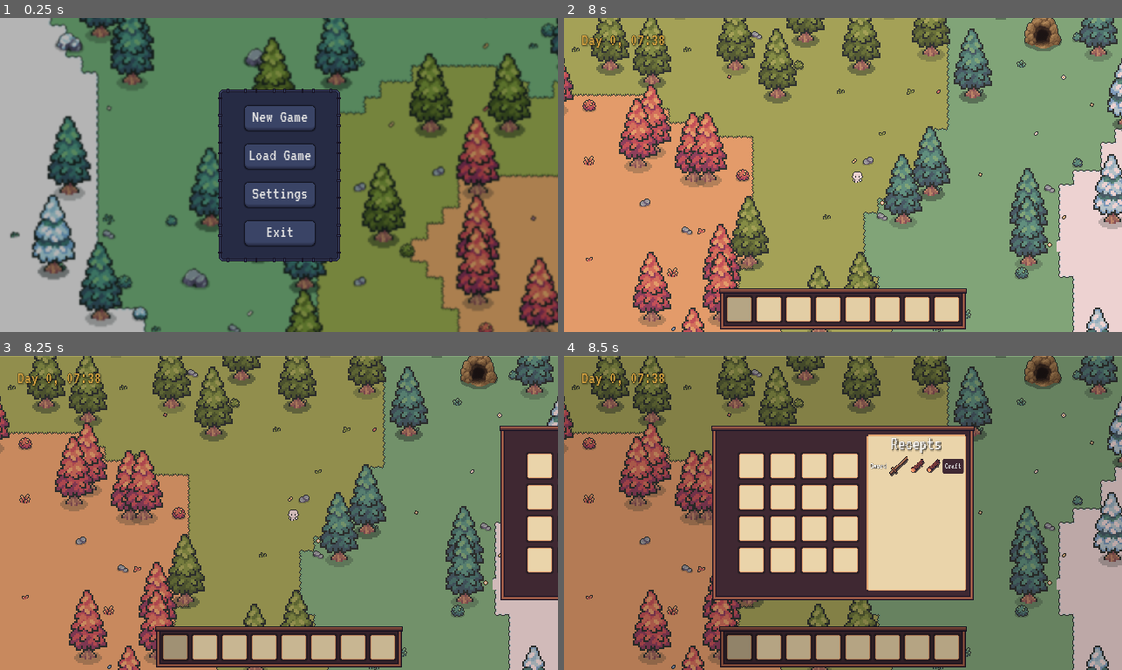
Above: before the commit, frames 1-4 (two rows, left to right).
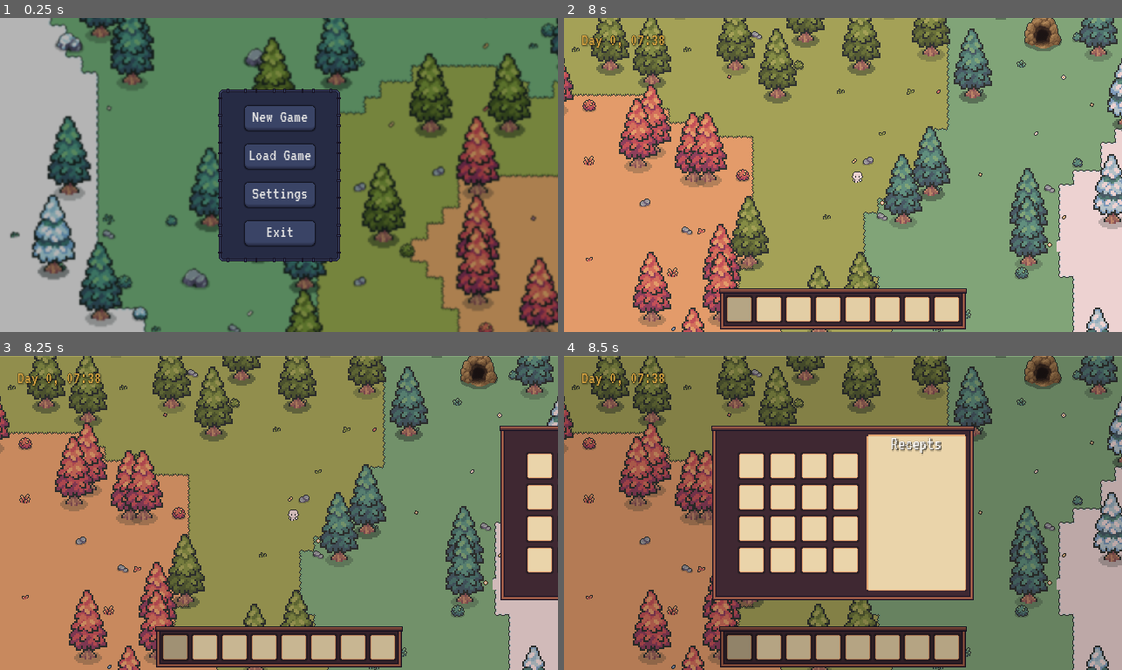
Above: after the commit, the same moments.

Repository: Malekitos/escape-protocol
Game: Godot game, scene res://Scenes/Menu_Scenes/menu.tscn
Same seed, same stepped clock (60 frames per second), same inputs: the game is played once before the commit and once after it.
Inputs (mouse positions are in pixels of both pictures, inside the frame that each line leads up to):
- Up to frame 1 (0.25 s): no input
- Up to frame 2 (8 s): click "New Game" at 0.5 s; click (843, 153) at 1.27 s; type "Alex" at 1.35 s; click "Create" at 2 s; tap Enter at 2.75, 4.25 s; drag from (736, 310) to (843, 168) at 2.77 s; tap Space at 3.5 s; drag from (770, 310) to (843, 168) at 3.52 s; move the mouse to (798, 310) at 4.27 s; hold D (right) 4.28-5 s; hold G (drop_item) 4.28-5 s; click (798, 310) at 4.42 s; drag from (826, 310) to (608, 109) at 5.02 s; drag from (859, 310) to (608, 109) at 5.77 s; drag from (887, 310) to (608, 109) at 6.52 s; move the mouse to (915, 310) at 7.27 s; press the mouse at (915, 310) at 7.28 s; hold S (down) from 7.28 s (still down); tap G (drop_item) at 7.55 s; tap Tab (ui_inventory) at 7.9 s
- Up to frame 3 (8.25 s): release S (down) at 8 s; release the mouse at (351, 648) at 8 s; drag from (385, 648) to (72, 472) at 8.02 s
- Up to frame 4 (8.5 s): no input

Frames 1-3 are identical in both runs. In frame 4, 0.4% of the frame differs, in the area x 54-72%, y 31-39%.

Commit message:
Crafting update

Diff:
--- /dev/null
+++ b/Resources/items/Crafts/Torch-craft.tres
@@ -0,0 +1,14 @@
+[gd_resource type="Resource" script_class="ItemCraft" load_steps=6 format=3 uid="uid://xuxfb47axbw2"]
+
+[ext_resource type="Script" uid="uid://jvtu1xcoge5t" path="res://Scripts/Inventory_System/item_resource.gd" id="1_4or1e"]
+[ext_resource type="Resource" uid="uid://ctndptqtjndxa" path="res://Resources/items/materials/wood.tres" id="2_xg5p3"]
+[ext_resource type="Resource" uid="uid://bdchtwyfyx4ad" path="res://Resources/items/materials/coal.tres" id="3_m45hl"]
+[ext_resource type="Resource" uid="uid://dh0pd3tbtpi6i" path="res://Resources/items/Torch.tres" id="4_uofl1"]
+[ext_resource type="Script" uid="uid://dlvgbsji1rhm4" path="res://Scripts/Inventory_System/item_craft.gd" id="5_kkngq"]
+
+[resource]
+script = ExtResource("5_kkngq")
+input_items = Array[ExtResource("1_4or1e")]([ExtResource("2_xg5p3"), ExtResource("3_m45hl")])
+output_item = ExtResource("4_uofl1")
+output_count = 4
+metadata/_custom_type_script = "uid://dlvgbsji1rhm4"
--- /dev/null
+++ b/Resources/items/Torch.tres
@@ -0,0 +1,15 @@
+[gd_resource type="Resource" script_class="ItemResource" load_steps=4 format=3 uid="uid://dh0pd3tbtpi6i"]
+
+[ext_resource type="Texture2D" uid="uid://c1efv1d3yopei" path="res://Assets/icons/#2 - Transparent Icons & Drop Shadow.png" id="1_838ix"]
+[ext_resource type="Script" uid="uid://jvtu1xcoge5t" path="res://Scripts/Inventory_System/item_resource.gd" id="1_prp7w"]
+
+[sub_resource type="AtlasTexture" id="AtlasTexture_nolpk"]
+atlas = ExtResource("1_838ix")
+region = Rect2(323, 323, 27, 28)
+
+[resource]
+script = ExtResource("1_prp7w")
+item_name = "Torch"
+item_icon = SubResource("AtlasTexture_nolpk")
+item_description = "Torch"
+metadata/_custom_type_script = "uid://jvtu1xcoge5t"
--- a/Resources/items/tools/wood_sword.tres
+++ /dev/null
@@ -1,12 +0,0 @@
-[gd_resource type="Resource" script_class="WeaponResource" load_steps=2 format=3 uid="uid://dy380xscye5qq"]
-
-[ext_resource type="Script" uid="uid://c51ukwska8nc4" path="res://Scripts/Inventory_System/weapon_resource.gd" id="1_kqr28"]
-
-[resource]
-script = ExtResource("1_kqr28")
-damage = 0
-weapon_type = 0
-item_name = ""
-item_description = ""
-item_max_stack = 0
-metadata/_custom_type_script = "uid://c51ukwska8nc4"
--- a/Scenes/craft_slot.tscn
+++ b/Scenes/Inventory_scenes/craft_slot.tscn
@@ -1,7 +1,11 @@
-[gd_scene load_steps=5 format=3 uid="uid://dx5371y3ho2t2"]
+[gd_scene load_steps=9 format=3 uid="uid://dx5371y3ho2t2"]
 
+[ext_resource type="Script" uid="uid://dejo5mfnnj1eb" path="res://Scripts/Inventory_System/CraftingManager.gd" id="1_0tqa2"]
 [ext_resource type="Texture2D" uid="uid://b47wkg5ccxbtd" path="res://Assets/gui/GUI.png" id="1_out2b"]
 [ext_resource type="PackedScene" uid="uid://bejsw2k7isfcx" path="res://Scenes/Inventory_scenes/crafting_item.tscn" id="2_auip8"]
+[ext_resource type="Script" uid="uid://dlvgbsji1rhm4" path="res://Scripts/Inventory_System/item_craft.gd" id="2_gria0"]
+[ext_resource type="Resource" uid="uid://xuxfb47axbw2" path="res://Resources/items/Crafts/Torch-craft.tres" id="3_bvyov"]
+[ext_resource type="Script" uid="uid://cq6ky1318vh6l" path="res://Scenes/Inventory_scenes/recipies_list.gd" id="5_vbjjs"]
 
 [sub_resource type="AtlasTexture" id="AtlasTexture_out2b"]
 atlas = ExtResource("1_out2b")
@@ -15,6 +19,8 @@
 [node name="CraftSlot" type="PanelContainer"]
 offset_right = 90.0
 offset_bottom = 140.0
+script = ExtResource("1_0tqa2")
+recipes_list = Array[ExtResource("2_gria0")]([ExtResource("3_bvyov")])
 
 [node name="NinePatchRect" type="NinePatchRect" parent="."]
 layout_mode = 2
@@ -58,6 +64,8 @@
 
 [node name="Recipies_list" type="VBoxContainer" parent="NinePatchRect/VBoxContainer/Label/ScrollContainer"]
 layout_mode = 2
+script = ExtResource("5_vbjjs")
 
 [node name="CraftingItem" parent="NinePatchRect/VBoxContainer/Label/ScrollContainer/Recipies_list" instance=ExtResource("2_auip8")]
+visible = false
 layout_mode = 2
--- a/Scenes/Inventory_scenes/crafting_item.tscn
+++ b/Scenes/Inventory_scenes/crafting_item.tscn
@@ -1,6 +1,7 @@
-[gd_scene load_steps=8 format=3 uid="uid://bejsw2k7isfcx"]
+[gd_scene load_steps=10 format=3 uid="uid://bejsw2k7isfcx"]
 
 [ext_resource type="Texture2D" uid="uid://c1efv1d3yopei" path="res://Assets/icons/#2 - Transparent Icons & Drop Shadow.png" id="1_aqubl"]
+[ext_resource type="Script" uid="uid://cqwj1hpew066m" path="res://Scripts/Inventory_System/RecepiesSlot.gd" id="1_k8do3"]
 
 [sub_resource type="LabelSettings" id="LabelSettings_aqubl"]
 outline_size = 1
@@ -15,6 +16,9 @@
 atlas = ExtResource("1_aqubl")
 region = Rect2(3, 547, 27, 28)
 
+[sub_resource type="StyleBoxFlat" id="StyleBoxFlat_kg72o"]
+bg_color = Color(0.247059, 0.156863, 0.345098, 1)
+
 [sub_resource type="StyleBoxFlat" id="StyleBoxFlat_k8do3"]
 bg_color = Color(0.247059, 0.156863, 0.2, 1)
 corner_radius_top_left = 4
@@ -23,7 +27,12 @@
 shadow_color = Color(0, 0, 0, 0.623529)
 shadow_size = 1
 
-[sub_resource type="StyleBoxTexture" id="StyleBoxTexture_kg72o"]
+[sub_resource type="StyleBoxFlat" id="StyleBoxFlat_vyjhl"]
+bg_color = Color(0.247059, 0.156863, 0.2, 0.870588)
+corner_radius_top_left = 4
+corner_radius_top_right = 4
+corner_radius_bottom_right = 4
+corner_radius_bottom_left = 4
 
 [sub_resource type="StyleBoxFlat" id="StyleBoxFlat_aqubl"]
 bg_color = Color(0.247059, 0.156863, 0.196078, 1)
@@ -37,6 +46,7 @@
 offset_bottom = 40.0
 scale = Vector2(0.194857, 0.194857)
 size_flags_horizontal = 4
+script = ExtResource("1_k8do3")
 
 [node name="TextureRect" type="TextureRect" parent="."]
 layout_mode = 2
@@ -56,8 +66,8 @@
 
 [node name="MarginContainer" type="MarginContainer" parent="HBoxContainer"]
 layout_mode = 2
-theme_override_constants/margin_top = 6
-theme_override_constants/margin_bottom = 6
+theme_override_constants/margin_top = 5
+theme_override_constants/margin_bottom = 5
 
 [node name="HBoxContainer" type="HBoxContainer" parent="HBoxContainer/MarginContainer"]
 layout_mode = 2
@@ -65,10 +75,12 @@
 [node name="resource_icon1" type="TextureRect" parent="HBoxContainer/MarginContainer/HBoxContainer"]
 layout_mode = 2
 texture = SubResource("AtlasTexture_kg72o")
+expand_mode = 2
 
 [node name="resource_icon2" type="TextureRect" parent="HBoxContainer/MarginContainer/HBoxContainer"]
 layout_mode = 2
 texture = SubResource("AtlasTexture_kg72o")
+expand_mode = 2
 
 [node name="MarginContainer2" type="MarginContainer" parent="HBoxContainer"]
 layout_mode = 2
@@ -78,7 +90,8 @@
 [node name="Button" type="Button" parent="HBoxContainer/MarginContainer2"]
 layout_mode = 2
 theme_override_constants/align_to_largest_stylebox = 1
+theme_override_styles/hover_pressed = SubResource("StyleBoxFlat_kg72o")
 theme_override_styles/hover = SubResource("StyleBoxFlat_k8do3")
-theme_override_styles/pressed = SubResource("StyleBoxTexture_kg72o")
+theme_override_styles/pressed = SubResource("StyleBoxFlat_vyjhl")
 theme_override_styles/normal = SubResource("StyleBoxFlat_aqubl")
 text = "Craft"
--- /dev/null
+++ b/Scenes/Inventory_scenes/recipies_list.gd
@@ -0,0 +1,4 @@
+extends VBoxContainer
+
+func _ready() -> void:
+	add_to_group("recepies_list")
--- a/Scenes/UI.tscn
+++ b/Scenes/UI.tscn
@@ -3,10 +3,10 @@
 [ext_resource type="Script" uid="uid://b17s03ll3fe53" path="res://Scripts/animateInventory.gd" id="1_hfhsn"]
 [ext_resource type="Script" uid="uid://cj8q42oa4kier" path="res://Scripts/ui.gd" id="1_qwshj"]
 [ext_resource type="Texture2D" uid="uid://b47wkg5ccxbtd" path="res://Assets/gui/GUI.png" id="1_w371h"]
-[ext_resource type="PackedScene" uid="uid://byyapcv258som" path="res://Scenes/Slot.tscn" id="2_nxvpl"]
+[ext_resource type="PackedScene" uid="uid://byyapcv258som" path="res://Scenes/Inventory_scenes/Slot.tscn" id="2_nxvpl"]
 [ext_resource type="Script" uid="uid://bfvrhl48d5j74" path="res://Scripts/Inventory_System/inventory.gd" id="3_hfhsn"]
 [ext_resource type="Script" uid="uid://chma27cccitul" path="res://Scripts/Inventory_System/hot_bar.gd" id="6_48q88"]
-[ext_resource type="PackedScene" uid="uid://dx5371y3ho2t2" path="res://Scenes/craft_slot.tscn" id="7_xjg7p"]
+[ext_resource type="PackedScene" uid="uid://dx5371y3ho2t2" path="res://Scenes/Inventory_scenes/craft_slot.tscn" id="7_xjg7p"]
 
 [sub_resource type="Animation" id="Animation_hfhsn"]
 length = 0.001
--- /dev/null
+++ b/Scripts/Inventory_System/CraftingManager.gd
@@ -0,0 +1,46 @@
+extends PanelContainer
+
+class_name CraftingManager
+
+@export var recipes_list: Array[ItemCraft] = []
+
+@onready var recepies_list = get_tree().get_first_node_in_group("recepies_list")
+#@onready var crafting_item = get_tree().get_first_node_in_group("crafting_item")
+@onready var crafting_item = preload("res://Scenes/Inventory_scenes/crafting_item.tscn").instantiate()
+
+
+
+func _ready():
+	add_to_group("crafting")
+
+func can_craft(recipe: ItemCraft, inventory_items: Array[ItemResource]) -> bool:
+	var temp_inventory := inventory_items.duplicate()
+	for input_item in recipe.input_items:
+		if not temp_inventory.has(input_item):
+			return false
+		temp_inventory.erase(input_item)
+	return true
+
+func check_all_craftable(inventory_items: Array[ItemResource]) -> void:
+
+	for child in recepies_list.get_children():
+		child.queue_free()
+
+	for recipe in recipes_list:
+		if can_craft(recipe, inventory_items):
+			var inputs := ", ".join(recipe.input_items.map(func(i): return i.item_name))
+			print("Можно создать:", recipe.output_item.item_name, "из:", inputs)
+
+			var crafting_item = preload("res://Scenes/Inventory_scenes/crafting_item.tscn").instantiate()
+
+			var label = crafting_item.get_node("HBoxContainer/Label")
+			var item_icon = crafting_item.get_node("HBoxContainer/item_icon")
+			var recipies1_icon = crafting_item.get_node("HBoxContainer/MarginContainer/HBoxContainer/resource_icon1")
+			var recipies2_icon = crafting_item.get_node("HBoxContainer/MarginContainer/HBoxContainer/resource_icon2")
+
+			label.text = recipe.output_item.item_name
+			item_icon.texture = recipe.output_item.item_icon
+			recipies1_icon.texture = recipe.input_items[0].item_icon if recipe.input_items.size() > 0 else null
+			recipies2_icon.texture = recipe.input_items[1].item_icon if recipe.input_items.size() > 1 else null
+
+			recepies_list.add_child(crafting_item)
--- /dev/null
+++ b/Scripts/Inventory_System/RecepiesSlot.gd
@@ -0,0 +1,22 @@
+extends HBoxContainer
+
+@onready var icon_result: TextureRect = $HBoxContainer/item_icon
+@onready var label_name: Label = $HBoxContainer/Label
+@onready var input_container: HBoxContainer = $HBoxContainer/MarginContainer/HBoxContainer
+
+func setup(recipe: ItemCraft):
+	icon_result.texture = recipe.output_item.item_icon
+	label_name.text = recipe.output_item.item_name
+
+	for child in input_container.get_children():
+		child.queue_free()
+
+
+	for input_item in recipe.input_items:
+		var icon = TextureRect.new()
+		icon.texture = input_item.item_icon
+		icon.custom_min_size = Vector2(24, 24)
+		input_container.add_child(icon)
+
+func _ready() -> void:
+	add_to_group("crafting_item")
--- a/Scripts/Inventory_System/hot_bar.gd
+++ b/Scripts/Inventory_System/hot_bar.gd
@@ -17,8 +17,8 @@
 	active_slot.modulate = Color(0.8, 0.8, 0.8, 1)
 	if active_slot.item:
 		print("Активный предмет: ", active_slot.item.item_name)
-	else:
-		print("Активный слот пуст")
+	##else:
+		###print("Активный слот пуст")
 
 func _input(event):
 	if event is InputEventMouseButton:
@@ -35,15 +35,15 @@
 
 func drop_active_item():
 	var player = get_tree().get_first_node_in_group("player")
+	var inventory = player.get_node('UI/CanvasLayer/AnimationPlayer/Inventory')
 	var active_slot = slots[active_index]
 	if active_slot.item:
+
 
 		var dropped_item = item_drop_scene.instantiate()
 		dropped_item.item = active_slot.item
 		dropped_item.global_position = player.global_position
 		get_tree().current_scene.add_child(dropped_item)
 
+		inventory.remove_item(active_slot.item)
 		active_slot.clear_item()
-		print("Предмет выброшен:", dropped_item.item.item_name)
-	else:
-		print("Активный слот пуст")
--- a/Scripts/Inventory_System/inventory.gd
+++ b/Scripts/Inventory_System/inventory.gd
@@ -6,19 +6,26 @@
 var items : Array[ItemResource] = []
 
 func add_item(item: ItemResource) -> bool :
+
 	for slot in slots:
 		if slot.item == null:
 			slot.set_item(item)
 			items.append(item)
-			print(items)
 			return true
 	return false
 
 func remove_item(item: ItemResource) -> bool:
+
 	for slot in slots:
 		if slot.item == item:
+			items.erase(item)
 			slot.clear_item()
-			items.erase(item)
-			print(items)
+			print("Инвентарь:",items)
 			return true
 	return false
+
+func _process(delta: float) -> void:
+	if Input.is_action_just_pressed("ui_inventory"):
+		var crafting_manager = get_tree().get_first_node_in_group("crafting")
+		if crafting_manager:
+			crafting_manager.check_all_craftable(items)
--- /dev/null
+++ b/Scripts/Inventory_System/item_craft.gd
@@ -0,0 +1,6 @@
+extends Resource
+class_name ItemCraft
+
+@export var input_items: Array[ItemResource] = []
+@export var output_item: ItemResource
+@export var output_count: int = 1
--- a/Scripts/mineWorld.gd
+++ b/Scripts/mineWorld.gd
@@ -103,18 +103,24 @@
 	if current_tail:
 		var tile_data = current_tail.get_custom_data('spawnable')
 		if tile_data:
-
 			var world_pos = down_mine.map_to_local(exit_cords)
 
-			var enemy_scene = preload("res://Resources/Enemys/enemy.tscn")
-			var enemy = enemy_scene.instantiate()
-			enemy.stats = preload("res://Resources/Enemys/red_enemy.tres")
-			enemy.global_position = world_pos
-			add_child(enemy)
-			print("spawn")
+			#spawn_enemy(world_pos)
+			spawn_mine(world_pos)
 
-			var ENTRY_MINE = preload("res://Scenes/entry_mine.tscn")
-			var exit_mine = ENTRY_MINE.instantiate()
-			add_child(exit_mine)
-			exit_mine.global_position = world_pos
-			exit_mine.z_index = 101
+
+
+func spawn_mine(world_pos) -> void:
+
+		var ENTRY_MINE = preload("res://Scenes/entry_mine.tscn")
+		var exit_mine = ENTRY_MINE.instantiate()
+		add_child(exit_mine)
+		exit_mine.global_position = world_pos
+		exit_mine.z_index = 101
+
+func spawn_enemy(world_pos) -> void:
+		var enemy_scene = preload("res://Resources/Enemys/enemy.tscn")
+		var enemy = enemy_scene.instantiate()
+		enemy.stats = preload("res://Resources/Enemys/red_enemy.tres")
+		enemy.global_position = world_pos
+		add_child(enemy)
--- a/project.godot
+++ b/project.godot
@@ -17,7 +17,6 @@
 
 [autoload]
 
-Global="*res://Scripts/global.gd"
 SceneManager="*res://Scripts/SceneManager.gd"
 
 [debug]
Renamed: Scenes/Slot.tscn -> Scenes/Inventory_scenes/Slot.tscn
Not shown, added: Scenes/Inventory_scenes/recipies_list.gd.uid
Not shown, added: Scripts/Inventory_System/CraftingManager.gd.uid
Not shown, added: Scripts/Inventory_System/RecepiesSlot.gd.uid
Not shown, added: Scripts/Inventory_System/item_craft.gd.uid
